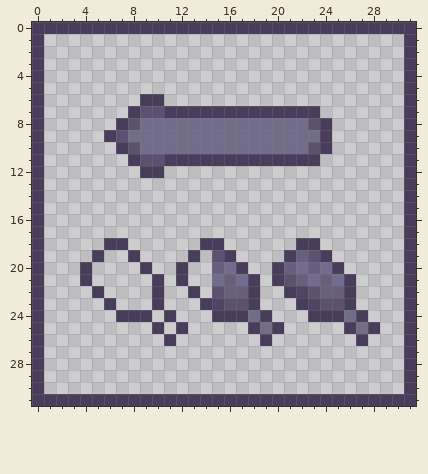
One commit to this pixel-art file: aseprite files/low/hunger_loss.ase. This is how it looked before the edit.
32x32 pixels, 1 frame.
Now the later version:
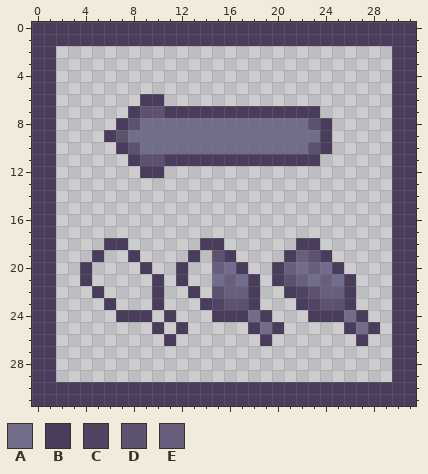
Palette (. is transparent): A #726d8a  B #4a3c5b  C #514463  D #5c5270  E #675f7d
From old to new:
@@ x 0..31 @@
  0 BBBBBBBBBBBBBBBBBBBBBBBBBBBBBBBB
- 1 B..............................B
- 2 B..............................B
- 3 B..............................B
- 4 B..............................B
- 5 B..............................B
- 6 B........BB....................B
- 7 B.......BDDBBBBBBBBBBBBB.......B
- 8 B......BDAAAAAAAAAAAAAADB......B
- 9 B.....BDAAAAAAAAAAAAAAAAB......B
-10 B......BDAAAAAAAAAAAAAADB......B
-11 B.......BDDBBBBBBBBBBBBB.......B
-12 B........BB....................B
-13 B..............................B
-14 B..............................B
-15 B..............................B
-16 B..............................B
-17 B..............................B
-18 B.....BB......BB......BB.......B
-19 B....B..B....B.DB....BEDB......B
-20 B...B....B..B..EAB..BEAEAB.....B
-21 B...B.....B.B..AEAB.BDEAEAB....B
-22 B....B....B..B.DEEB..BCDEEB....B
-23 B.....B...B...BCDDB...BCDDB....B
-24 B......BBB.B...BBBAB...BBBAB...B
-25 B.........B.B.....BAB.....BAB..B
-26 B..........B.......B.......B...B
-27 B..............................B
-28 B..............................B
-29 B..............................B
-30 B..............................B
+ 1 BBBBBBBBBBBBBBBBBBBBBBBBBBBBBBBB
+ 2 BB............................BB
+ 3 BB............................BB
+ 4 BB............................BB
+ 5 BB............................BB
+ 6 BB.......BB...................BB
+ 7 BB......BDDBBBBBBBBBBBBB......BB
+ 8 BB.....BDAAAAAAAAAAAAAADB.....BB
+ 9 BB....BDAAAAAAAAAAAAAAAAB.....BB
+10 BB.....BDAAAAAAAAAAAAAADB.....BB
+11 BB......BDDBBBBBBBBBBBBB......BB
+12 BB.......BB...................BB
+13 BB............................BB
+14 BB............................BB
+15 BB............................BB
+16 BB............................BB
+17 BB............................BB
+18 BB....BB......BB......BB......BB
+19 BB...B..B....B.DB....BEDB.....BB
+20 BB..B....B..B..EAB..BEAEAB....BB
+21 BB..B.....B.B..AEAB.BDEAEAB...BB
+22 BB...B....B..B.DEEB..BCDEEB...BB
+23 BB....B...B...BCDDB...BCDDB...BB
+24 BB.....BBB.B...BBBAB...BBBAB..BB
+25 BB........B.B.....BAB.....BAB.BB
+26 BB.........B.......B.......B..BB
+27 BB............................BB
+28 BB............................BB
+29 BB............................BB
+30 BBBBBBBBBBBBBBBBBBBBBBBBBBBBBBBB
 31 BBBBBBBBBBBBBBBBBBBBBBBBBBBBBBBB
Changed places in both pictures, as pixel boxes (x1, y1, x2, y2):
added: (44, 34, 404, 394)
